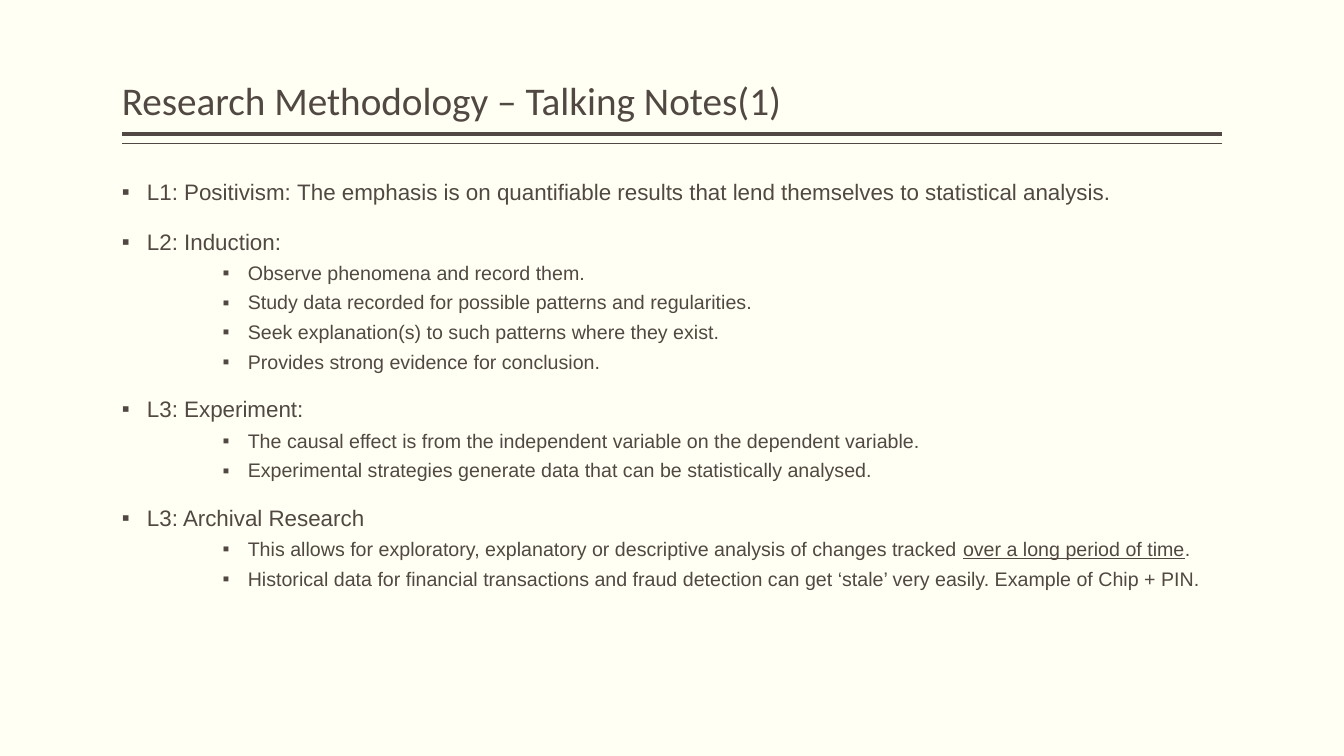
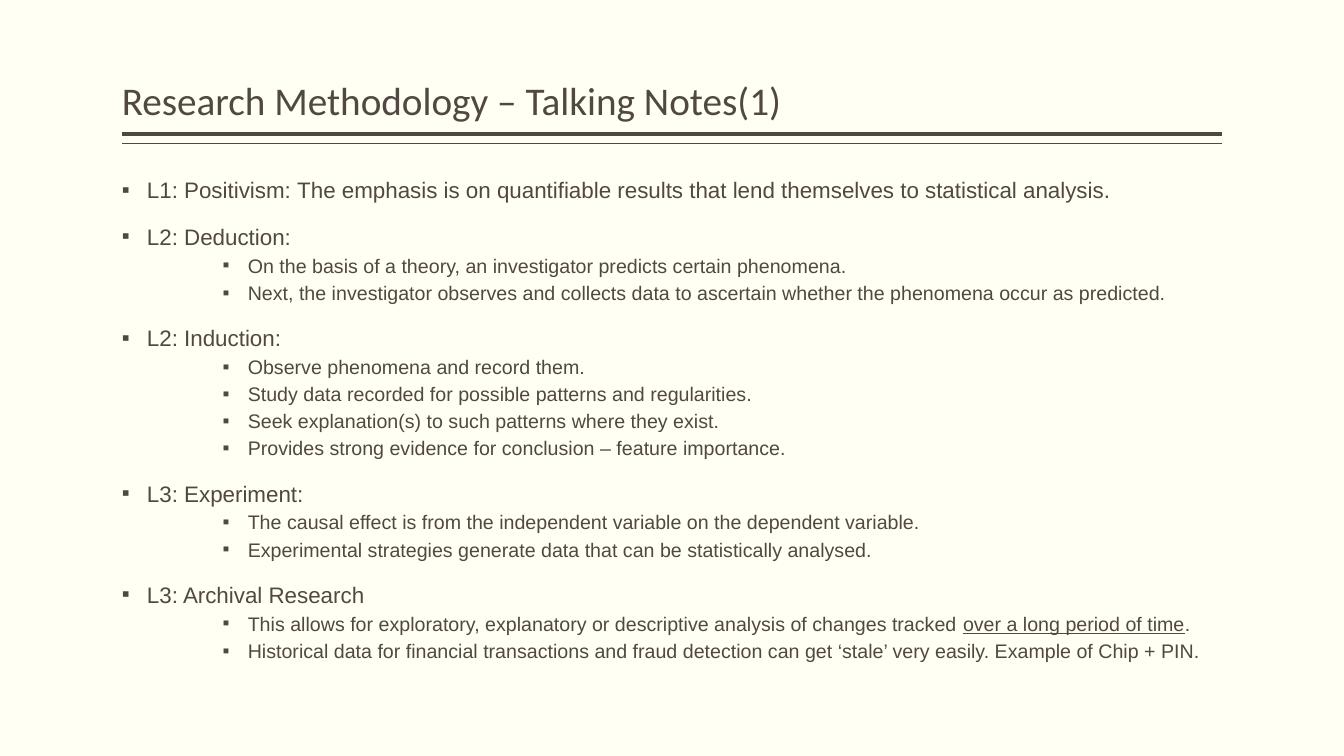
Before and after one commit to JackDaedalus/Sci-Research, a slide deck: slide 8 of PPT/My Topic CC Fraud cf v1-1 150222.pptx (slide 7 before the commit). Drawn at 1344x756 pixels with LibreOffice and Linux fonts; fonts in the diff are those of the drawing. Boxes give left, top, right and bottom in pixels: in the first picture for what was removed or moved away, otherwise in the second. Text is boxed around its words. In the diff, an @@ line names an element or a change of style, - is before the commit and + after.

```diff
--- a/PPT/My Topic CC Fraud cf v1-1 150222.pptx
+++ b/PPT/My Topic CC Fraud cf v1-1 150222.pptx
@@ text at [147, 181, 1199, 662]: line spacing 0.9 to 0.8 @@
@@ text at [147, 228, 1165, 304]: paragraphs added @@
+▪ L2: Deduction:
+    ▪ On the basis of a theory, an investigator predicts certain phenomena.
+    ▪ Next, the investigator observes and collects data to ascertain whether the phenomena occur as predicted.
@@ text at [248, 440, 785, 459]: text changed @@
-    ▪ Provides strong evidence for conclusion.
+    ▪ Provides strong evidence for conclusion – feature importance.
```
Also in this commit, not shown: 4 other slides changed, 1 slide added, 2 slides removed, 20 other files.
